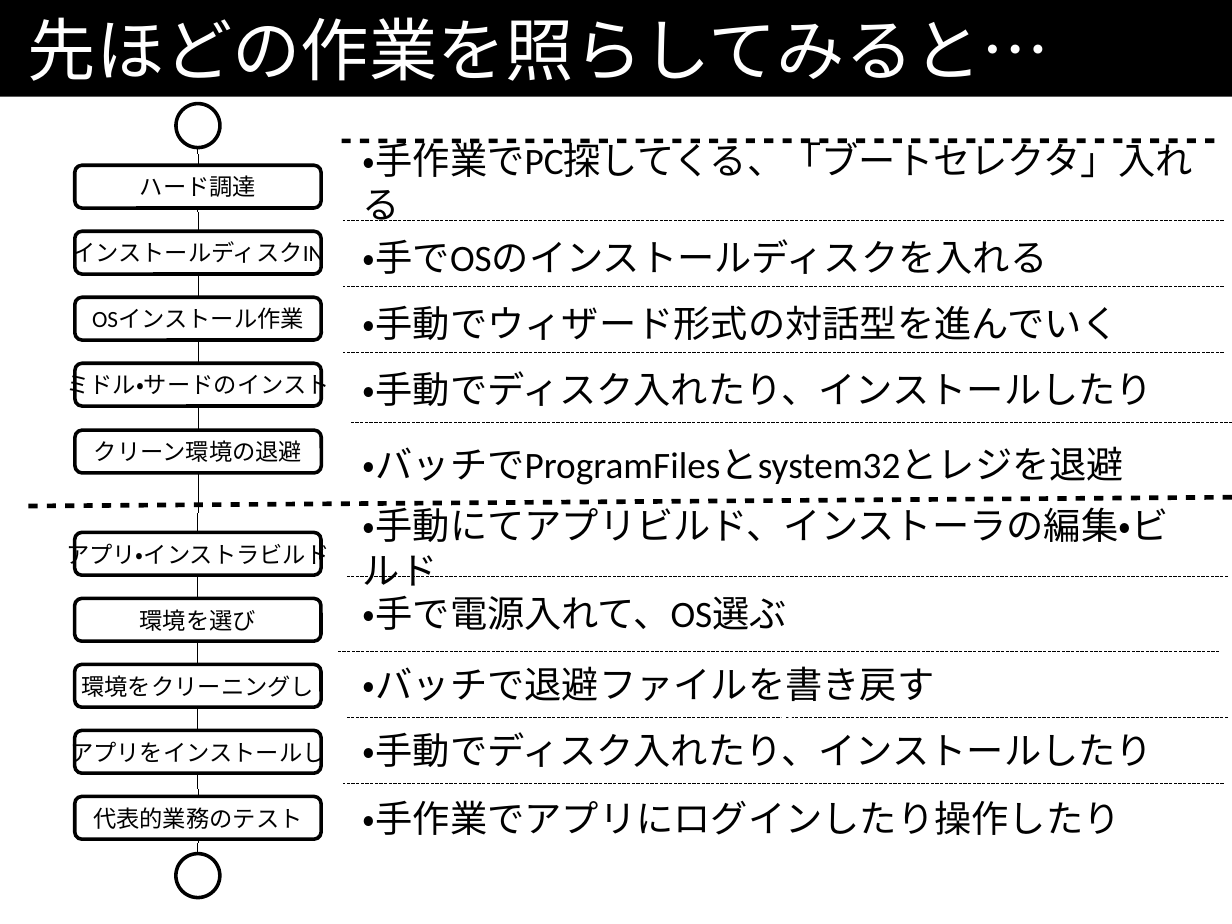
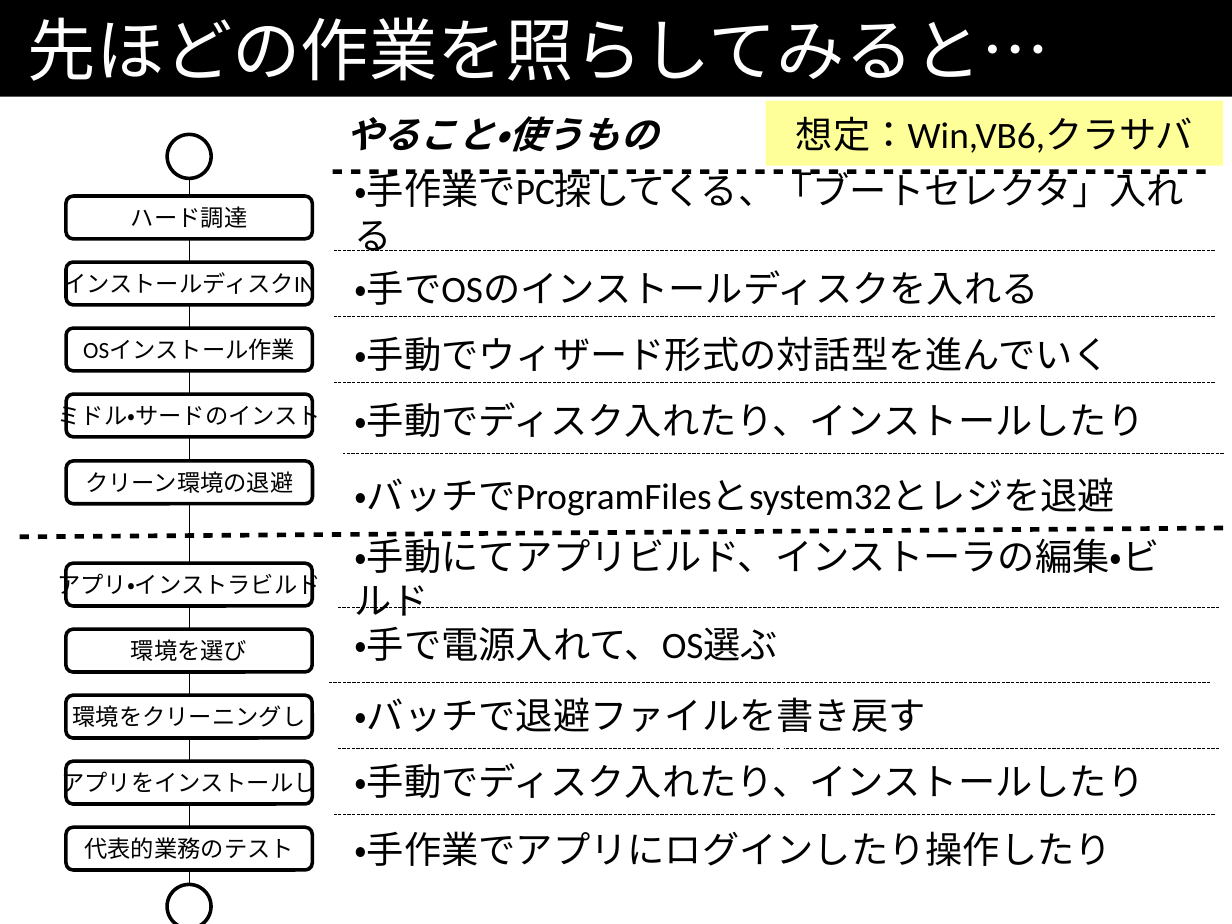
Before and after one commit to kazuhito-m/kazuhito-m.github.io, a slide deck: slide 35 of _drafts/comcamp2016.odp. Drawn at 1232x924 pixels with LibreOffice and Linux fonts; fonts in the diff are those of the drawing. Boxes give left, top, right and bottom in pixels: in the first picture for what was removed or moved away, otherwise in the second. Text is boxed around its words. In the diff, an @@ line names an element or a change of style, - is before the commit and + after.

```diff
--- a/_drafts/comcamp2016.odp
+++ b/_drafts/comcamp2016.odp
@@ text added at (x1=345, y1=116, x2=657, y2=152), 24 pt, text #000000, bold, italic @@
+やること・使うもの
@@ rectangle added at (x1=766, y1=101, x2=1223, y2=165), fill #FFFF99, 24 pt, text #000000 @@
+想定：Win,VB6,クラサバ
@@ 21 lines, 10 rounded rectangles, 10 texts, 2 ellipses moved together from (x1=27, y1=104, x2=1232, y2=898) to (x1=18, y1=134, x2=1223, y2=924) @@
```
Also in this commit, not shown: 2 other slides changed, 41 slides added.
